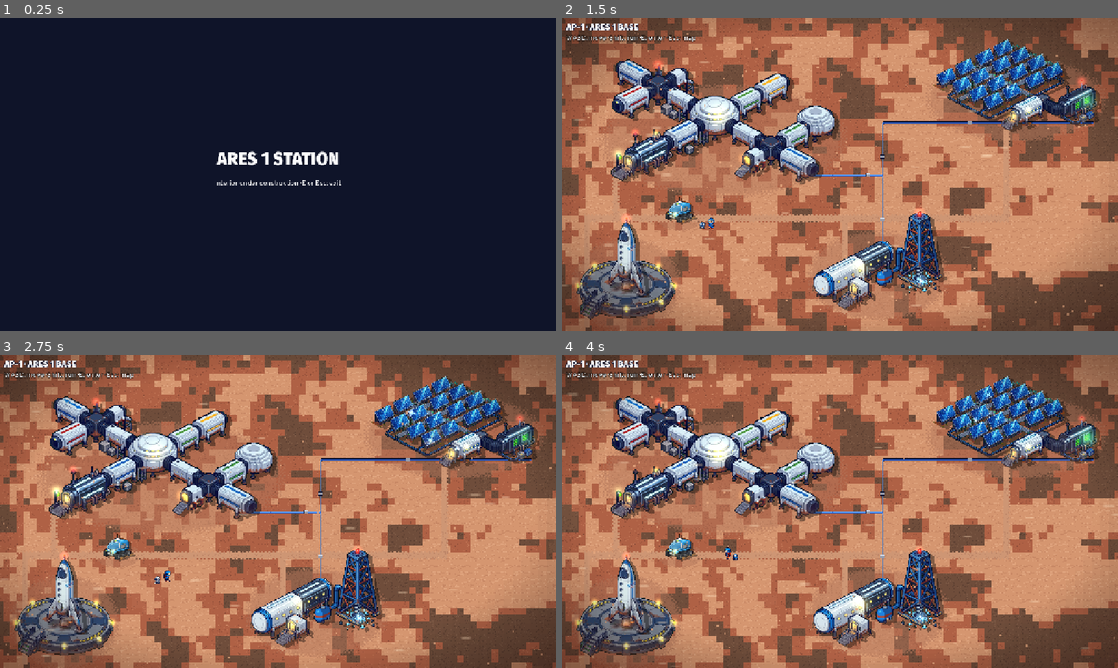
Above: before the commit, frames 1-4 (two rows, left to right).
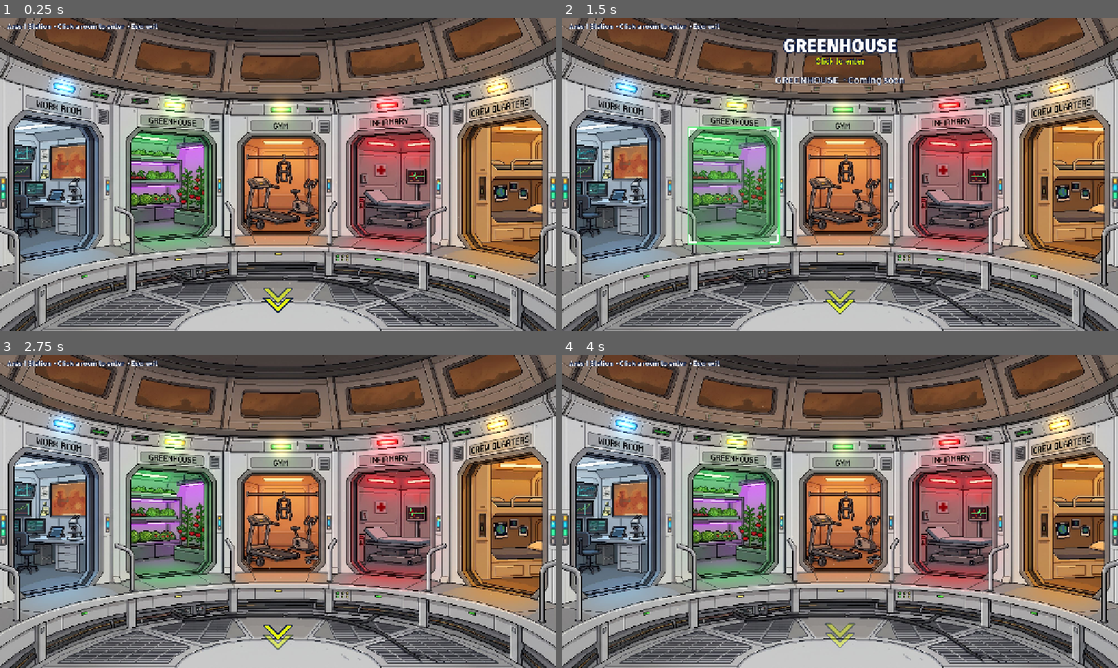
Above: after the commit, the same moments.

Repository: Etiensro/Martians-NasaSpaceAppsChallenge
Game: Godot game, scene res://scenes/interiores/estacion_ares1/estacion_ares1.tscn
The game is run twice, just before and just after one commit, with the same random seed, the same clock (stepped at 60 frames per second) and the same inputs. This scene is started directly instead of the project's main scene.
Inputs (mouse positions are in pixels of both pictures, inside the frame that each line leads up to):
- Up to frame 1 (0.25 s): no input
- Up to frame 2 (1.5 s): tap A at 0.5, 1.25 s; move the mouse to (962, 158) at 0.52 s; hold D 0.53-1.28 s; tap E at 0.6 s; click (962, 158) at 0.67 s; tap Enter (ui_accept) at 0.77 s; move the mouse to (728, 190) at 1.27 s; hold S from 1.28 s (still down); tap Shift at 1.35 s; click (728, 190) at 1.42 s
- Up to frame 3 (2.75 s): tap Enter (ui_accept) at 1.52 s; tap A at 2 s; move the mouse to (333, 442) at 2.02 s; release S at 2.03 s; hold D from 2.03 s (still down); tap E at 2.1 s; click (333, 442) at 2.17 s
- Up to frame 4 (4 s): tap A at 2.75, 3.5 s; move the mouse to (812, 574) at 2.77 s; release D at 2.78 s; hold W 2.78-3.53 s; tap Shift at 2.85 s; click (812, 574) at 2.92 s; tap Enter (ui_accept) at 3.02, 3.77 s; move the mouse to (1006, 558) at 3.52 s; hold A from 3.53 s (still down); tap E at 3.6 s; click (1006, 558) at 3.67 s

The runs differ from the first frame. In frame 1, 97% of the frame differs, in the area x 0-100%, y 0-100%; in frame 2, 95%; in frame 3, 95%; in frame 4, 95%.

Commit message:
feat: menú en primera persona de la Estación Ares 1 (5 módulos y salida)

Diff:
--- /dev/null
+++ b/assets/interiores/estacion_ares1/hub.json
@@ -0,0 +1,206 @@
+{
+ "doors": [
+  {
+   "id": "sala_trabajo",
+   "name": "WORK ROOM",
+   "color": "5aa8ff",
+   "rect": [
+    24,
+    219,
+    218,
+    548
+   ],
+   "scene": "res://scenes/interiores/estacion_ares1/modulos/sala_trabajo/sala_trabajo.tscn"
+  },
+  {
+   "id": "invernadero",
+   "name": "GREENHOUSE",
+   "color": "5cf27a",
+   "rect": [
+    293,
+    255,
+    497,
+    516
+   ],
+   "scene": "res://scenes/interiores/estacion_ares1/modulos/invernadero/invernadero.tscn"
+  },
+  {
+   "id": "gimnasio",
+   "name": "GYM",
+   "color": "ffa640",
+   "rect": [
+    549,
+    265,
+    747,
+    510
+   ],
+   "scene": "res://scenes/interiores/estacion_ares1/modulos/gimnasio/gimnasio.tscn"
+  },
+  {
+   "id": "enfermeria",
+   "name": "INFIRMARY",
+   "color": "ff4a4a",
+   "rect": [
+    798,
+    255,
+    1001,
+    516
+   ],
+   "scene": "res://scenes/interiores/estacion_ares1/modulos/enfermeria/enfermeria.tscn"
+  },
+  {
+   "id": "dormitorios",
+   "name": "CREW QUARTERS",
+   "color": "ffc861",
+   "rect": [
+    1056,
+    219,
+    1256,
+    548
+   ],
+   "scene": "res://scenes/interiores/estacion_ares1/modulos/dormitorios/dormitorios.tscn"
+  }
+ ],
+ "door_lights": [
+  [
+   147,
+   158
+  ],
+  [
+   401,
+   200
+  ],
+  [
+   647,
+   210
+  ],
+  [
+   892,
+   201
+  ],
+  [
+   1145,
+   158
+  ]
+ ],
+ "status_lights": [
+  [
+   7,
+   387
+  ],
+  [
+   7,
+   406
+  ],
+  [
+   247,
+   381
+  ],
+  [
+   505,
+   387
+  ],
+  [
+   756,
+   387
+  ],
+  [
+   1011,
+   381
+  ],
+  [
+   1272,
+   387
+  ],
+  [
+   1272,
+   406
+  ]
+ ],
+ "windows": [
+  [
+   92,
+   19,
+   256,
+   87
+  ],
+  [
+   318,
+   61,
+   489,
+   129
+  ],
+  [
+   556,
+   87,
+   734,
+   139
+  ],
+  [
+   805,
+   61,
+   972,
+   129
+  ],
+  [
+   1037,
+   19,
+   1195,
+   87
+  ]
+ ],
+ "screens": [
+  [
+   34,
+   295,
+   79,
+   326,
+   "chart"
+  ],
+  [
+   35,
+   341,
+   71,
+   369,
+   "chart"
+  ],
+  [
+   60,
+   378,
+   103,
+   403,
+   "text"
+  ],
+  [
+   938,
+   350,
+   981,
+   379,
+   "heart"
+  ]
+ ],
+ "grow_lights": [
+  [
+   303,
+   330,
+   418,
+   339
+  ],
+  [
+   303,
+   381,
+   418,
+   390
+  ],
+  [
+   408,
+   287,
+   466,
+   303
+  ]
+ ],
+ "exit": [
+  640,
+  652
+ ]
+}
--- a/scenes/interiores/estacion_ares1/estacion_ares1.tscn
+++ b/scenes/interiores/estacion_ares1/estacion_ares1.tscn
@@ -1,6 +1,6 @@
 [gd_scene format=3]
 
-[ext_resource type="PackedScene" path="res://scenes/interiores/interior_base.tscn" id="1_base"]
+[ext_resource type="Script" path="res://scripts/interiores/estacion_ares1/estacion_hub.gd" id="1_hub"]
 
-[node name="Interior" instance=ExtResource("1_base")]
-title = "ARES 1 STATION"
+[node name="EstacionAres1" type="Node2D"]
+script = ExtResource("1_hub")
--- /dev/null
+++ b/scripts/interiores/estacion_ares1/estacion_hub.gd
@@ -0,0 +1,317 @@
+extends Node2D
+## Centro de la Estación Ares 1 en primera persona (scenes/interiores/estacion_ares1/estacion_ares1.tscn).
+## El jugador elige con el cursor a qué módulo ir: Work Room, Greenhouse, Gym, Infirmary o Crew Quarters.
+## La flecha animada de abajo (o Esc) sale a AP-1, delante de la puerta de la estación.
+## Fondo y zonas: assets/interiores/estacion_ares1/hub.png / hub.json (los genera tools/build_station_hub.py).
+## Si el módulo todavía no tiene escena, avisa "Coming soon".
+
+const Style := preload("res://scripts/core/style.gd")
+const Fx := preload("res://scripts/core/fx.gd")
+
+const BG := preload("res://assets/interiores/estacion_ares1/hub.png")
+const DATA := "res://assets/interiores/estacion_ares1/hub.json"
+const EXIT_SIZE := Vector2(120, 90)  # zona de clic de la flecha de salida
+
+var data: Dictionary
+var _add := CanvasItemMaterial.new()
+var _fx := Node2D.new()          # pantallas, luces de cultivo y luces de estado (dibujadas)
+var _hover_box := Node2D.new()   # resalte de la puerta bajo el cursor
+var _arrow := Node2D.new()
+var _arrow_glow: Sprite2D
+var _exit_label: Label
+var _banner: Label
+var _sub: Label
+var _toast: Label
+var _hovered := ""               # id de la puerta, "exit" o ""
+var _t := 0.0
+var _leaving := false
+
+
+func _ready() -> void:
+	data = JSON.parse_string(FileAccess.get_file_as_string(DATA))
+	_add.blend_mode = CanvasItemMaterial.BLEND_MODE_ADD
+
+	var bg := Sprite2D.new()
+	bg.texture = BG
+	bg.centered = false
+	add_child(bg)
+
+	_build_windows()
+	_build_lights()
+	_fx.draw.connect(_draw_fx)
+	add_child(_fx)
+	_build_motes()
+	_hover_box.draw.connect(_draw_hover)
+	add_child(_hover_box)
+	_build_exit_arrow()
+	_build_ui()
+
+
+# ---------------------------------------------------------------- efectos
+
+## La tormenta pasa por las ventanas del techo: rachas de polvo recortadas a cada ventana.
+func _build_windows() -> void:
+	for w in data.windows:
+		var r := Rect2(w[0], w[1], w[2] - w[0], w[3] - w[1])
+		var mask := ColorRect.new()
+		mask.position = r.position
+		mask.size = r.size
+		mask.color = Color(1, 1, 1, 0.0)
+		mask.clip_children = CanvasItem.CLIP_CHILDREN_AND_DRAW
+		mask.mouse_filter = Control.MOUSE_FILTER_IGNORE
+		add_child(mask)
+		var p := Fx.particles(Fx.STREAK, 14, r.size.x / 120.0, Vector2(1, 0.15), 4, 100, 160)
+		p.emission_shape = CPUParticles2D.EMISSION_SHAPE_RECTANGLE
+		p.emission_rect_extents = Vector2(4, r.size.y / 2)
+		p.position = Vector2(-10, r.size.y / 2)
+		p.scale_amount_min = 2.0
+		p.scale_amount_max = 4.0
+		p.color = Color(1, 0.8, 0.6, 0.45)
+		mask.add_child(p)
+		var haze := Fx.particles(Fx.PUFF, 4, r.size.x / 50.0, Vector2(1, 0), 10, 30, 55)
+		haze.emission_shape = CPUParticles2D.EMISSION_SHAPE_RECTANGLE
+		haze.emission_rect_extents = Vector2(4, r.size.y / 2)
+		haze.position = Vector2(-20, r.size.y / 2)
+		haze.scale_amount_min = 6.0
+		haze.scale_amount_max = 10.0
+		haze.color = Color(0.85, 0.5, 0.3, 0.25)
+		mask.add_child(haze)
+
+
+## Halo de color de la luz de cada puerta (late suave) y halos de las luces de estado.
+func _build_lights() -> void:
+	for i in data.door_lights.size():
+		var p: Array = data.door_lights[i]
+		var color := Color(data.doors[i].color)
+		var g := _glow(Vector2(p[0], p[1]), color, 1.4)
+		var tw := create_tween().set_loops()
+		tw.tween_property(g, "modulate:a", 0.45, 1.1 + i * 0.13).set_trans(Tween.TRANS_SINE)
+		tw.tween_property(g, "modulate:a", 0.9, 1.1 + i * 0.13).set_trans(Tween.TRANS_SINE)
+
+
+func _glow(at: Vector2, color: Color, size: float) -> Sprite2D:
+	var g := Sprite2D.new()
+	g.texture = Fx.GLOW
+	g.material = _add
+	g.position = at
+	g.scale = Vector2.ONE * size
+	g.modulate = color
+	add_child(g)
+	return g
+
+
+## Motas de polvo flotando en el aire de la estación.
+func _build_motes() -> void:
+	var m := Fx.particles(Fx.DUST, 36, 10.0, Vector2(1, -0.3), 50, 4, 12)
+	m.emission_shape = CPUParticles2D.EMISSION_SHAPE_RECTANGLE
+	m.position = Vector2(640, 420)
+	m.emission_rect_extents = Vector2(640, 280)
+	m.scale_amount_min = 1.0
+	m.scale_amount_max = 2.0
+	m.color = Color(1, 0.95, 0.85, 0.3)
+	add_child(m)
+
+
+func _draw_fx() -> void:
+	# Luces de cultivo del invernadero (respiran)
+	var grow := 0.18 + 0.1 * sin(_t * 1.6)
+	for r in data.grow_lights:
+		_fx.draw_rect(Rect2(r[0], r[1], r[2] - r[0], r[3] - r[1]), Color(0.85, 0.4, 1.0, grow))
+	# Pantallas: gráficas que avanzan, texto que parpadea y el latido de la enfermería
+	for s in data.screens:
+		var r := Rect2(s[0], s[1], s[2] - s[0], s[3] - s[1])
+		match s[4]:
+			"chart":
+				var x := r.position.x + fmod(_t * 18.0 + r.position.y, r.size.x)
+				_fx.draw_line(Vector2(x, r.position.y + 2), Vector2(x, r.end.y - 2), Color(0.5, 1, 0.9, 0.55), 2)
+			"text":
+				if fmod(_t, 1.0) < 0.5:
+					_fx.draw_rect(Rect2(r.position + Vector2(4, r.size.y - 8), Vector2(6, 3)), Color(0.6, 1, 0.9, 0.9))
+			"heart":
+				var pts := PackedVector2Array()
+				for k in 16:
+					var x2 := r.position.x + 3 + k * (r.size.x - 6) / 15.0
+					var beat := 9.0 if (k + int(_t * 8.0)) % 16 == 7 else (-4.0 if (k + int(_t * 8.0)) % 16 == 8 else 0.0)
+					pts.append(Vector2(x2, r.get_center().y - beat))
+				_fx.draw_polyline(pts, Color(0.4, 1, 0.5, 0.95), 2)
+	# Luces de estado de los marcos de las puertas
+	for i in data.status_lights.size():
+		var p: Array = data.status_lights[i]
+		if fmod(_t * 0.8 + i * 0.37, 2.0) < 0.6:
+			_fx.draw_circle(Vector2(p[0], p[1]), 3, Color(0.6, 1, 0.8, 0.9))
+
+
+func _draw_hover() -> void:
+	if _hovered == "" or _hovered == "exit":
+		return
+	var door := _door(_hovered)
+	var r := _rect(door)
+	var c := Color(door.color)
+	var a := 0.75 + 0.25 * sin(_t * 6.0)
+	_hover_box.draw_rect(r, Color(c, 0.2 * a))
+	_hover_box.draw_rect(r.grow(2), Color(c, a), false, 4)
+	# esquinas tipo "visor" para que se note que se puede elegir
+	for corner in [r.position, Vector2(r.end.x, r.position.y), r.end, Vector2(r.position.x, r.end.y)]:
+		var dx := 18.0 if corner.x == r.position.x else -18.0
+		var dy := 18.0 if corner.y == r.position.y else -18.0
+		_hover_box.draw_line(corner, corner + Vector2(dx, 0), Style.WHITE, 4)
+		_hover_box.draw_line(corner, corner + Vector2(0, dy), Style.WHITE, 4)
+
+
+# ---------------------------------------------------------------- flecha de salida (animada)
+
+func _build_exit_arrow() -> void:
+	var p: Array = data.exit
+	_arrow.position = Vector2(p[0], p[1])
+	add_child(_arrow)
+	_arrow_glow = Sprite2D.new()
+	_arrow_glow.texture = Fx.GLOW
+	_arrow_glow.material = _add
+	_arrow_glow.scale = Vector2.ONE * 2.2
+	_arrow_glow.modulate = Color(Style.NEON_YELLOW, 0.0)
+	_arrow.add_child(_arrow_glow)
+	# Dos chevrones hacia abajo (hacia el jugador): "por aquí se sale"
+	for k in 2:
+		var chev := Polygon2D.new()
+		chev.polygon = PackedVector2Array([Vector2(-34, -20), Vector2(-20, -20), Vector2(0, 0),
+			Vector2(20, -20), Vector2(34, -20), Vector2(0, 14)])
+		chev.position = Vector2(0, -14 + k * 22)
+		chev.color = Style.NEON_YELLOW
+		var line := Line2D.new()
+		line.points = chev.polygon + PackedVector2Array([chev.polygon[0]])
+		line.width = 3
+		line.default_color = Style.NAVY
+		chev.add_child(line)
+		_arrow.add_child(chev)
+		var tw := create_tween().set_loops()
+		tw.tween_property(chev, "modulate:a", 0.35, 0.45).set_delay(k * 0.2)
+		tw.tween_property(chev, "modulate:a", 1.0, 0.45)
+	var bob := create_tween().set_loops()
+	bob.tween_property(_arrow, "position:y", p[1] + 8.0, 0.5).set_trans(Tween.TRANS_SINE)
+	bob.tween_property(_arrow, "position:y", float(p[1]), 0.5).set_trans(Tween.TRANS_SINE)
+
+
+# ---------------------------------------------------------------- UI
+
+func _build_ui() -> void:
+	var layer := CanvasLayer.new()
+	layer.layer = 10
+	add_child(layer)
+	var hint := Style.label("Ares 1 Station  ·  Click a room to enter  ·  Esc: exit", 16, Style.WHITE, 5)
+	hint.position = Vector2(16, 10)
+	layer.add_child(hint)
+
+	_banner = Style.brand_title("", 40, Style.WHITE, 10)
+	_banner.horizontal_alignment = HORIZONTAL_ALIGNMENT_CENTER
+	_banner.set_anchors_and_offsets_preset(Control.PRESET_CENTER_TOP)
+	_banner.offset_left = -500
+	_banner.offset_right = 500
+	_banner.offset_top = 40
+	_banner.offset_bottom = 90
+	_banner.modulate.a = 0.0
+	layer.add_child(_banner)
+	_sub = Style.label("Click to enter", 18, Style.NEON_YELLOW, 5)
+	_sub.horizontal_alignment = HORIZONTAL_ALIGNMENT_CENTER
+	_sub.set_anchors_and_offsets_preset(Control.PRESET_CENTER_TOP)
+	_sub.offset_left = -500
+	_sub.offset_right = 500
+	_sub.offset_top = 90
+	_sub.offset_bottom = 116
+	_sub.modulate.a = 0.0
+	layer.add_child(_sub)
+
+	_exit_label = Style.brand_title("EXIT", 30, Style.NEON_YELLOW, 8)
+	_exit_label.horizontal_alignment = HORIZONTAL_ALIGNMENT_CENTER
+	_exit_label.size = Vector2(200, 40)
+	_exit_label.position = Vector2(data.exit[0] - 100, data.exit[1] - 78)
+	_exit_label.modulate.a = 0.0
+	layer.add_child(_exit_label)
+
+	_toast = Style.label("", 22, Style.WHITE, 6)
+	_toast.horizontal_alignment = HORIZONTAL_ALIGNMENT_CENTER
+	_toast.set_anchors_and_offsets_preset(Control.PRESET_CENTER_TOP)
+	_toast.offset_left = -400
+	_toast.offset_right = 400
+	_toast.offset_top = 130
+	_toast.modulate.a = 0.0
+	layer.add_child(_toast)
+
+
+# ---------------------------------------------------------------- interacción
+
+func _process(delta: float) -> void:
+	_t += delta
+	_fx.queue_redraw()
+	_hover_box.queue_redraw()
+
+
+func _unhandled_input(event: InputEvent) -> void:
+	if _leaving:
+		return
+	if event is InputEventMouseMotion:
+		_set_hover(_hit(get_global_mouse_position()))
+	elif event is InputEventMouseButton and event.pressed and event.button_index == MOUSE_BUTTON_LEFT:
+		var id := _hit(get_global_mouse_position())
+		if id == "exit":
+			_exit()
+		elif id != "":
+			_enter(_door(id))
+	elif event.is_action_pressed("ui_cancel"):
+		_exit()
+
+
+func _hit(p: Vector2) -> String:
+	if Rect2(Vector2(data.exit[0], data.exit[1]) - EXIT_SIZE / 2.0, EXIT_SIZE).has_point(p):
+		return "exit"
+	for door in data.doors:
+		if _rect(door).has_point(p):
+			return door.id
+	return ""
+
+
+func _set_hover(id: String) -> void:
+	if id == _hovered:
+		return
+	_hovered = id
+	Input.set_default_cursor_shape(Input.CURSOR_POINTING_HAND if id != "" else Input.CURSOR_ARROW)
+	var is_exit := id == "exit"
+	var tw := create_tween().set_parallel()
+	tw.tween_property(_exit_label, "modulate:a", 1.0 if is_exit else 0.0, 0.15)
+	tw.tween_property(_arrow_glow, "modulate:a", 0.8 if is_exit else 0.0, 0.15)
+	tw.tween_property(_arrow, "scale", Vector2.ONE * (1.2 if is_exit else 1.0), 0.15)
+	var show_door := id != "" and not is_exit
+	if show_door:
+		_banner.text = _door(id).name
+	tw.tween_property(_banner, "modulate:a", 1.0 if show_door else 0.0, 0.15)
+	tw.tween_property(_sub, "modulate:a", 1.0 if show_door else 0.0, 0.15)
+
+
+func _enter(door: Dictionary) -> void:
+	if ResourceLoader.exists(door.scene):
+		_leaving = true
+		Input.set_default_cursor_shape(Input.CURSOR_ARROW)
+		SceneChanger.go_to(door.scene)
+		return
+	_toast.text = "%s  ·  Coming soon" % door.name
+	var tw := create_tween()
+	tw.tween_property(_toast, "modulate:a", 1.0, 0.2)
+	tw.tween_interval(1.2)
+	tw.tween_property(_toast, "modulate:a", 0.0, 0.4)
+
+
+func _exit() -> void:
+	_leaving = true
+	Input.set_default_cursor_shape(Input.CURSOR_ARROW)
+	GameState.leave_building()
+
+
+func _door(id: String) -> Dictionary:
+	for door in data.doors:
+		if door.id == id:
+			return door
+	return {}
+
+
+func _rect(door: Dictionary) -> Rect2:
+	var r: Array = door.rect
+	return Rect2(r[0], r[1], r[2] - r[0], r[3] - r[1])
Binary file added: assets/interiores/estacion_ares1/hub.png
Not shown, added: assets/interiores/estacion_ares1/hub.png.import
Not shown, added: scripts/interiores/estacion_ares1/estacion_hub.gd.uid
Binary file added: tools/data/interiores/estacion_hub_gemini.jpg
